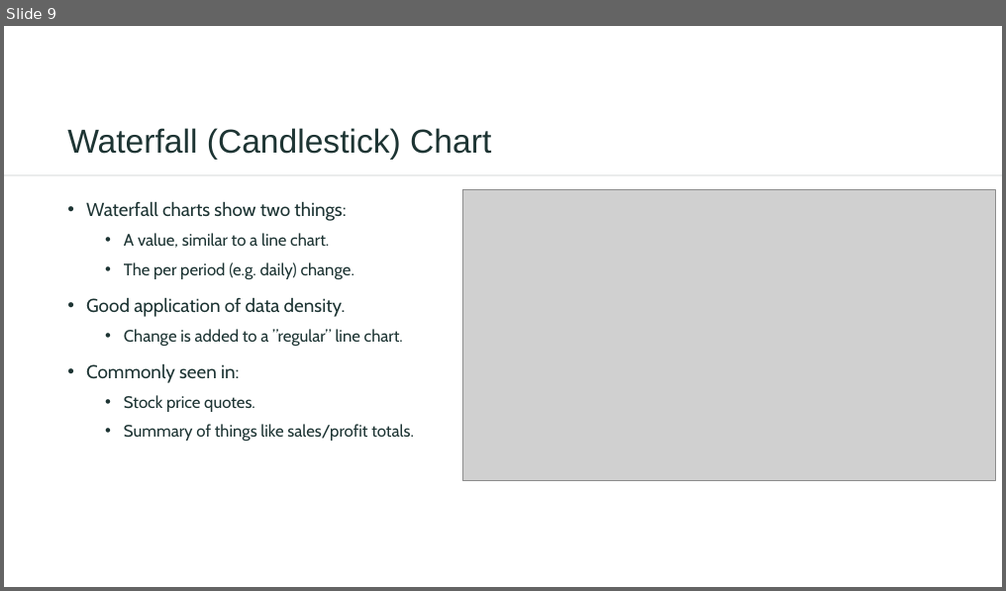
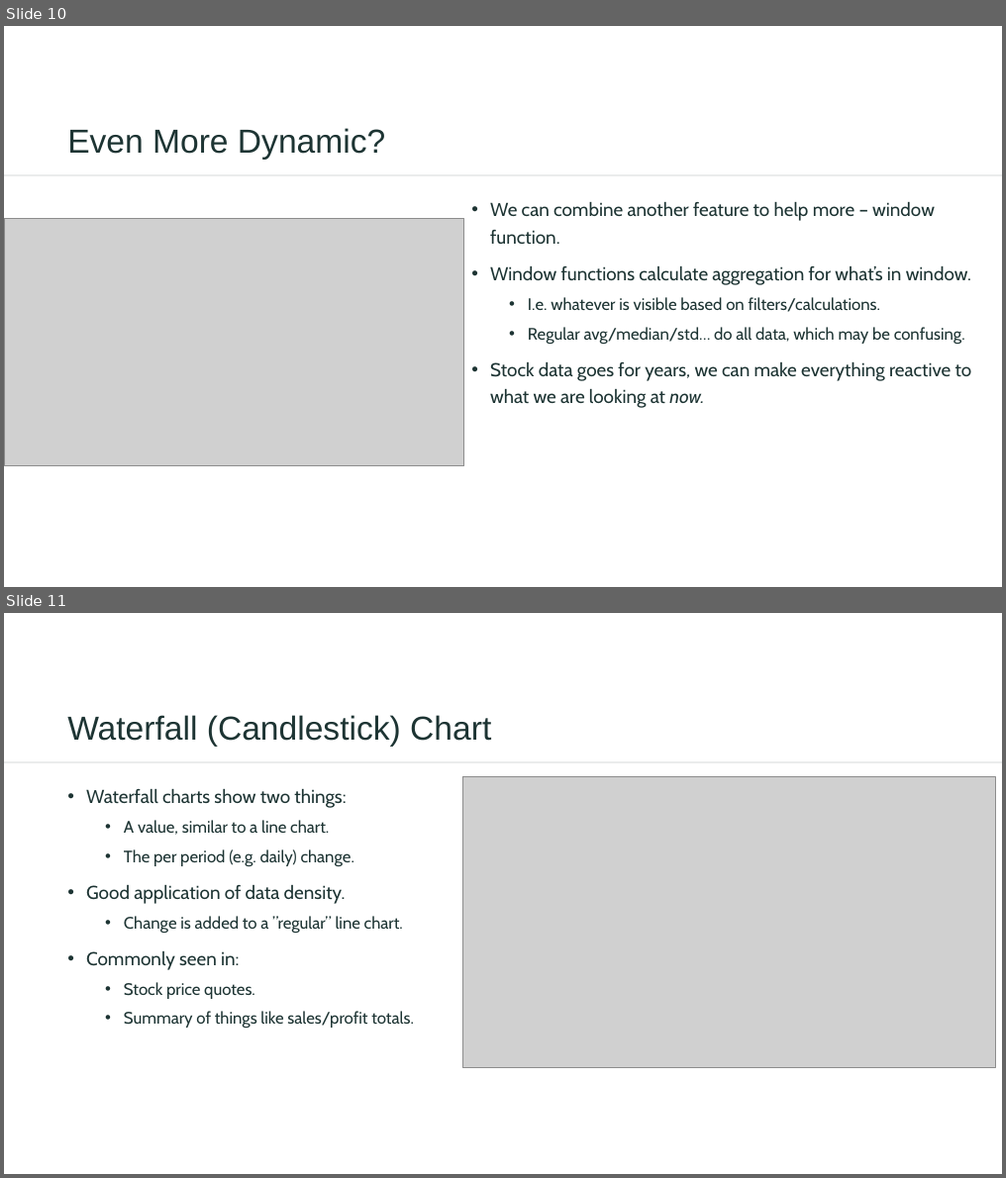
Before and after one commit to AkeemSemper/ml_datasets, a slide deck: slides/009_params_control_waterfall.pptx. Shown one above the other, each under a label of ours: slide 9 before the commit, slides 10 and 11 after it. The pictures are 1006x591 and 1006x1178 pixels, drawn with LibreOffice and Linux fonts; fonts in the diff are those of the drawing; grey boxes stand for pictures. Boxes give left, top, right and bottom in pixels: in the first picture for what was removed or moved away, otherwise in the second. Text is boxed around its words. In the diff, an @@ line names an element or a change of style, - is before the commit and + after.

```diff
--- a/slides/009_params_control_waterfall.pptx
+++ b/slides/009_params_control_waterfall.pptx
@@ slide 10 added at box(4, 26, 1002, 587), background #FFFFFF; not listed: 1 template element that a slide beside it also shows @@
@@ title added at box(67, 128, 385, 160), 32 pt, text #1D3433 @@
+Even More Dynamic?
@@ text added at box(490, 202, 972, 408), 18 pt, text #1D3433 @@
+• We can combine another feature to help more – window function.
+• Window functions calculate aggregation for what’s in window.
+  • I.e. whatever is visible based on filters/calculations.
+  • Regular avg/median/std… do all data, which may be confusing.
+• Stock data goes for years, we can make everything reactive to what we are looking at now.
@@ picture added at box(4, 218, 464, 467) @@
@@ what was slide 9 is now slide 11 @@
```
Also in this commit, not shown: 5 slides changed, 2 other slides added, 1 slide removed, 3 other files.
